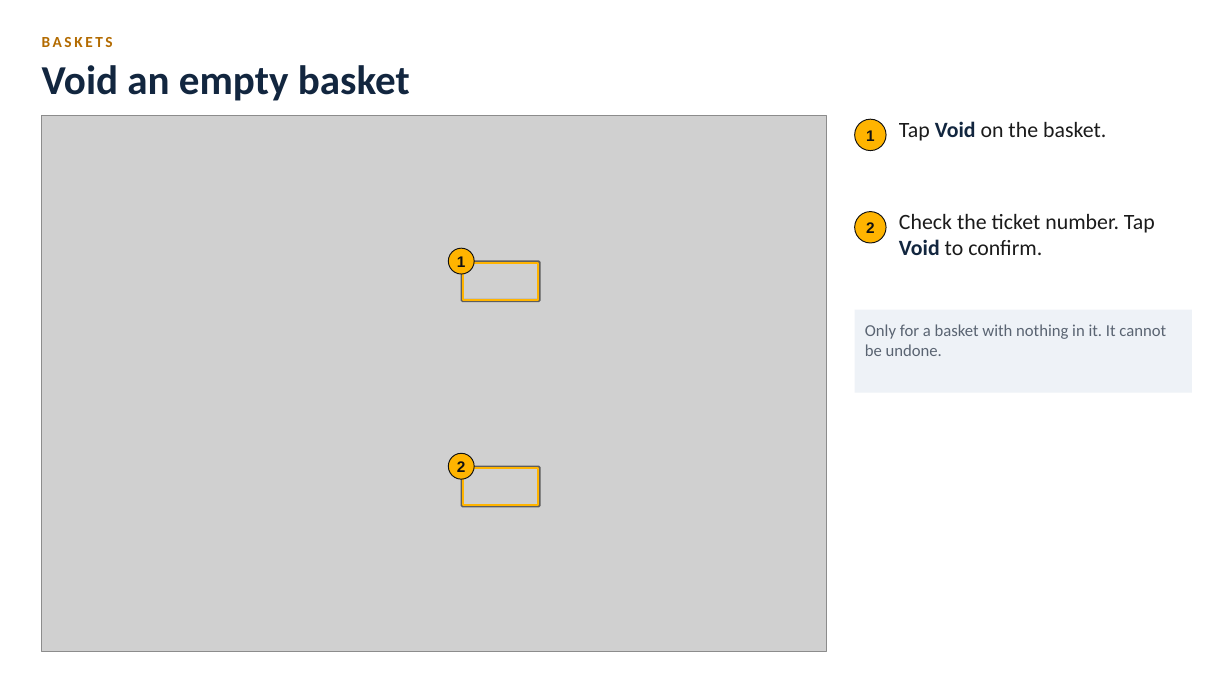
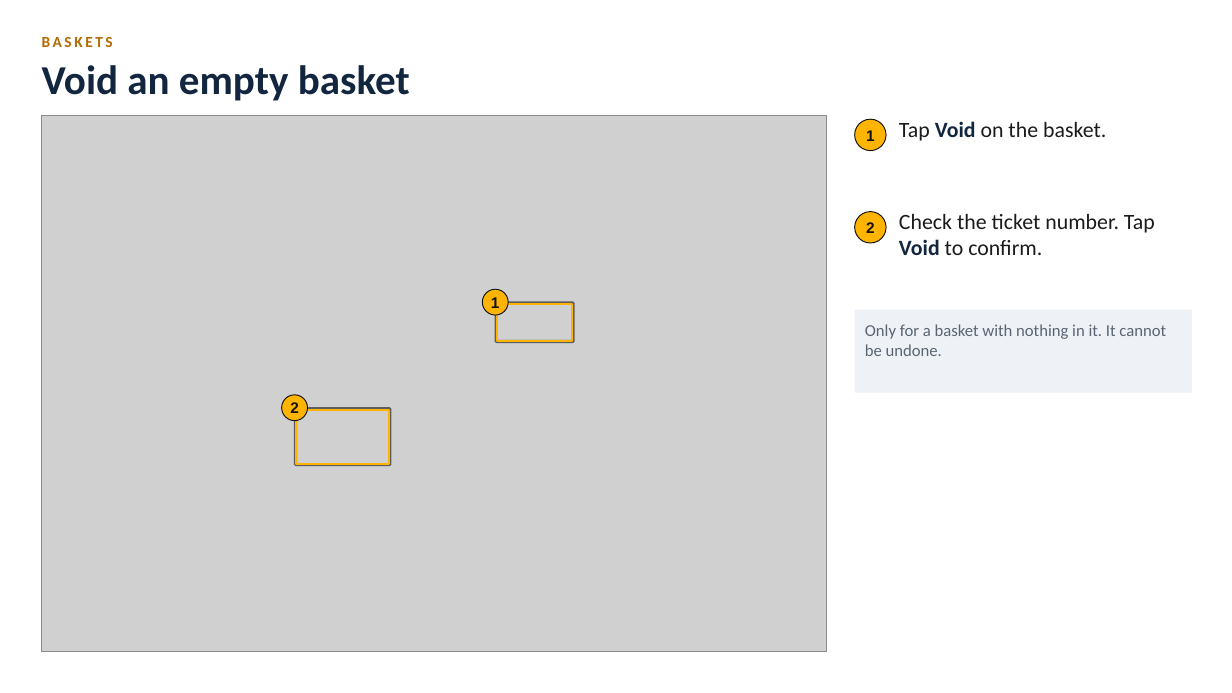
Before and after one commit to BR-Customers/MPP, a slide deck: slide 12 of docs/training/diecast/MPP_DieCast_Training.pptx. Drawn at 1232x693 pixels with LibreOffice and Linux fonts; fonts in the diff are those of the drawing; grey boxes stand for pictures. Boxes give left, top, right and bottom in pixels: in the first picture for what was removed or moved away, otherwise in the second. Text is boxed around its words. In the diff, an @@ line names an element or a change of style, - is before the commit and + after.

```diff
--- a/docs/training/diecast/MPP_DieCast_Training.pptx
+++ b/docs/training/diecast/MPP_DieCast_Training.pptx
@@ 2 rectangles, 1 text, 1 ellipse moved together from (x1=448, y1=249, x2=539, y2=301) to (x1=482, y1=289, x2=573, y2=342) @@
@@ text "2" moved from (x1=457, y1=461, x2=466, y2=472) to (x1=290, y1=402, x2=299, y2=413) @@
@@ ellipse moved from (x1=448, y1=454, x2=474, y2=480) to (x1=282, y1=395, x2=308, y2=421) @@
@@ rectangle resized from (x1=462, y1=468, x2=539, y2=506) to (x1=296, y1=409, x2=390, y2=465) @@
@@ rectangle resized from (x1=463, y1=469, x2=538, y2=506) to (x1=297, y1=409, x2=389, y2=464) @@
```
Also in this commit, not shown: 1 other slide changed, 4 other files.
